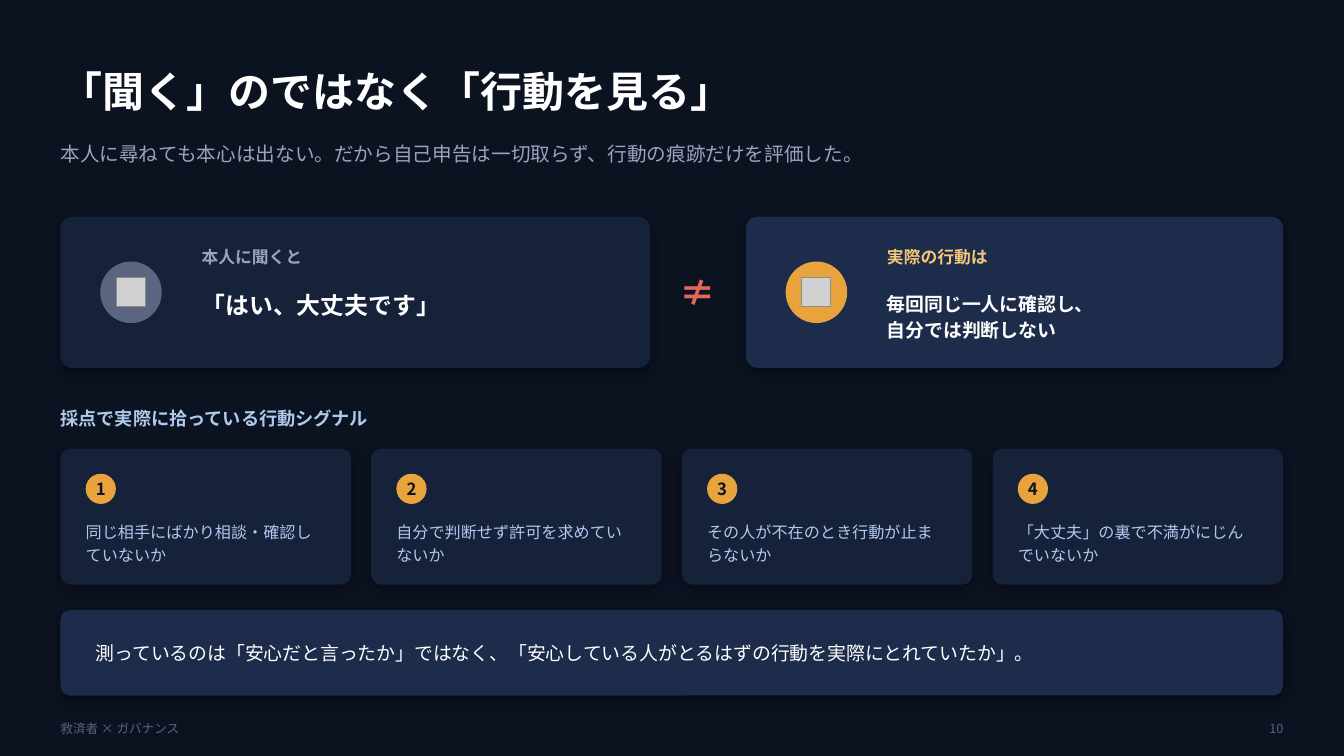
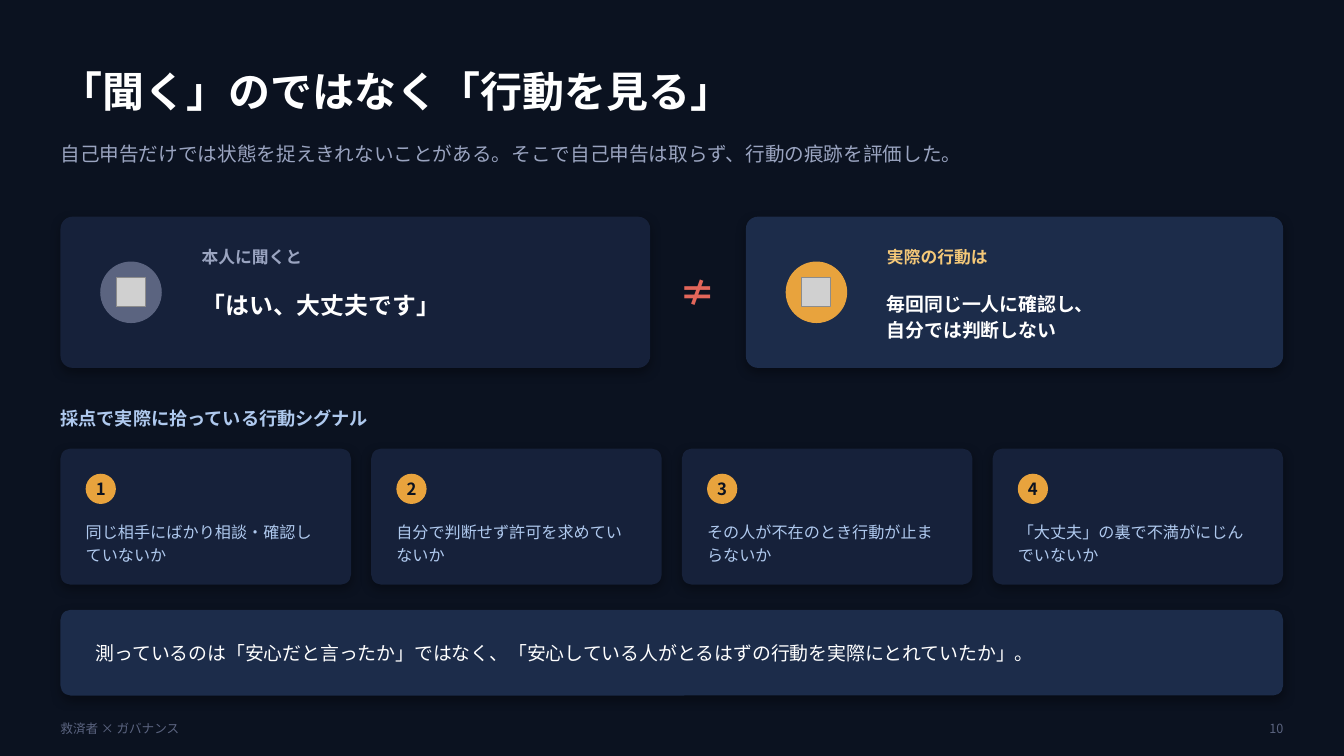
Before and after one commit to sakurako-cottoncandy/beyond-the-savior, a slide deck: slide 10 of docs/Beyond_the_Savior.pptx. Drawn at 1344x756 pixels with LibreOffice and Linux fonts; fonts in the diff are those of the drawing; grey boxes stand for pictures. Boxes give left, top, right and bottom in pixels: in the first picture for what was removed or moved away, otherwise in the second. Text is boxed around its words. In the diff, an @@ line names an element or a change of style, - is before the commit and + after.

```diff
--- a/docs/Beyond_the_Savior.pptx
+++ b/docs/Beyond_the_Savior.pptx
@@ text at [60, 144, 961, 163]: text changed @@
-本人に尋ねても本心は出ない。だから自己申告は一切取らず、行動の痕跡だけを評価した。
+自己申告だけでは状態を捉えきれないことがある。そこで自己申告は取らず、行動の痕跡を評価した。
```
Also in this commit, not shown: 2 other files.
